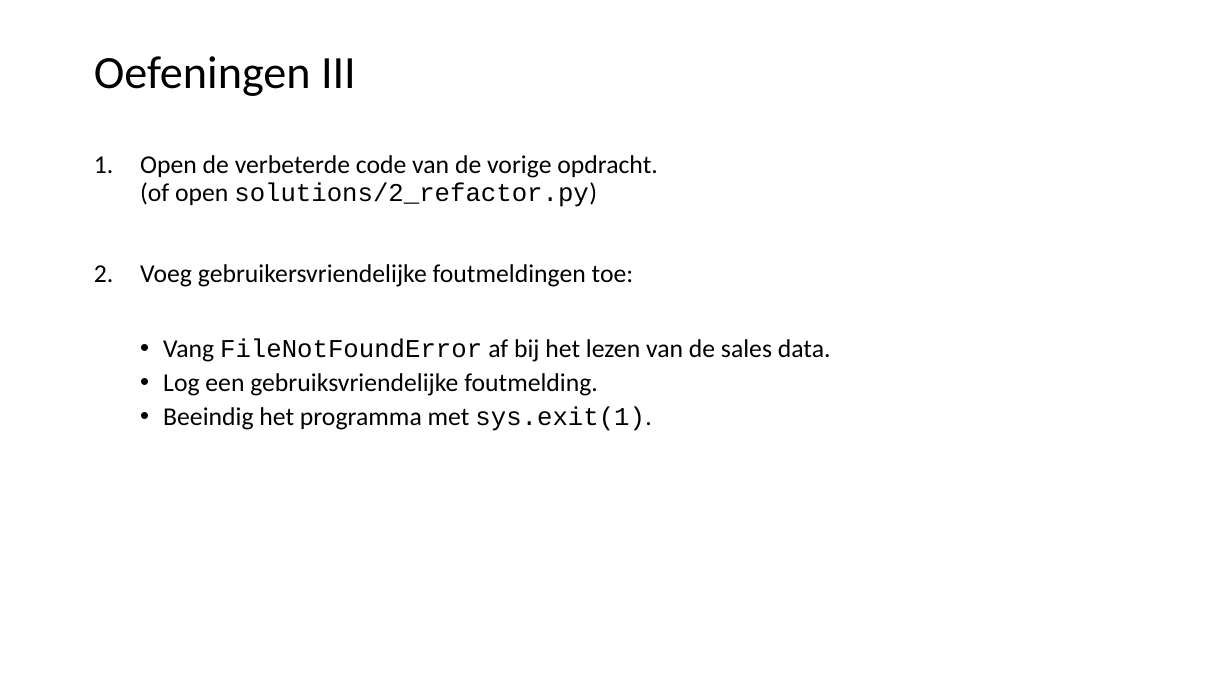
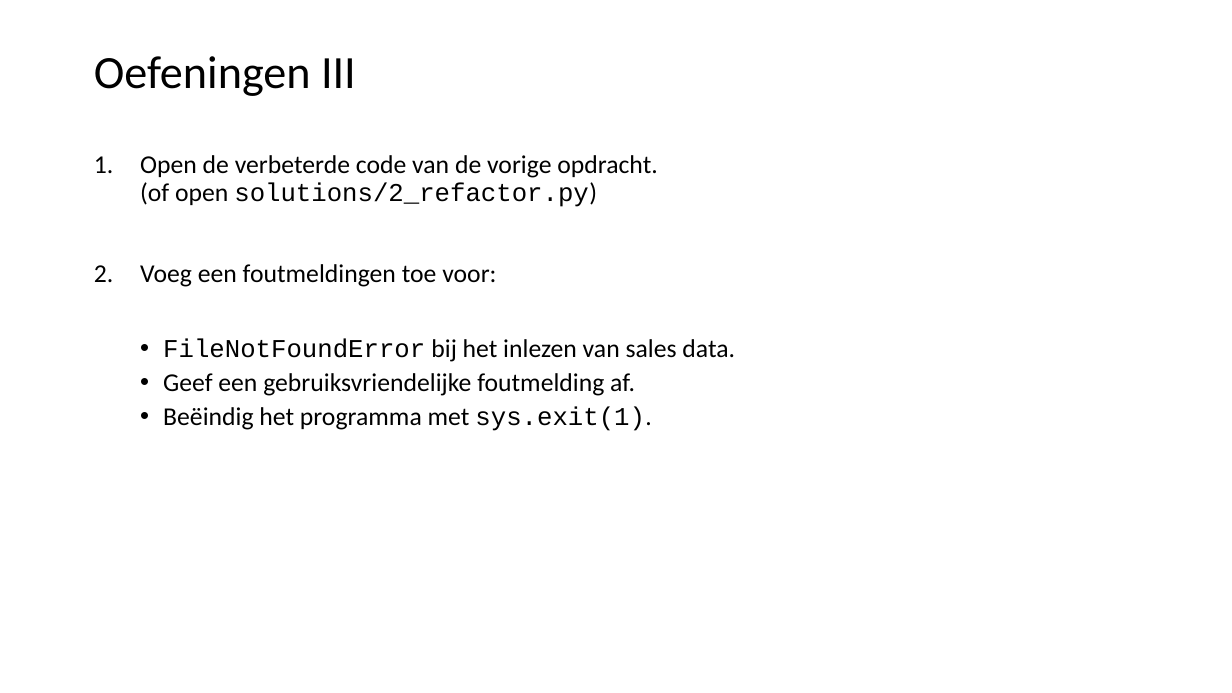
Before and after one commit to LFKoning/knowledge-sharing, a slide deck: slide 37 of python_trainees/2_production_code/python_traineeship_2.pptx (slide 35 before the commit). Drawn at 1232x693 pixels with LibreOffice and Linux fonts; fonts in the diff are those of the drawing. Boxes give left, top, right and bottom in pixels: in the first picture for what was removed or moved away, otherwise in the second. Text is boxed around its words. In the diff, an @@ line names an element or a change of style, - is before the commit and + after.

```diff
--- a/python_trainees/2_production_code/python_traineeship_2.pptx
+++ b/python_trainees/2_production_code/python_traineeship_2.pptx
@@ text at box(140, 264, 735, 431): text changed @@
-2. Voeg gebruikersvriendelijke foutmeldingen toe:
-  • Vang FileNotFoundError af bij het lezen van de sales data.
-  • Log een gebruiksvriendelijke foutmelding.
-  • Beeindig het programma met sys.exit(1).
+2. Voeg een foutmeldingen toe voor:
+  • FileNotFoundError bij het inlezen van sales data.
+  • Geef een gebruiksvriendelijke foutmelding af.
+  • Beëindig het programma met sys.exit(1).
```
Also in this commit, not shown: 25 other slides changed, 5 slides added, 3 slides removed, 15 other files.
